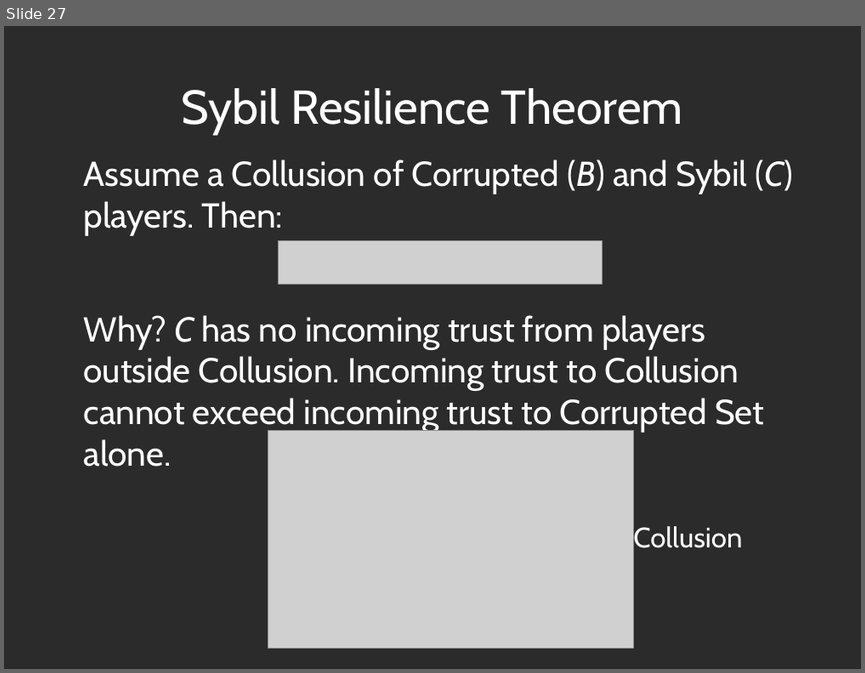
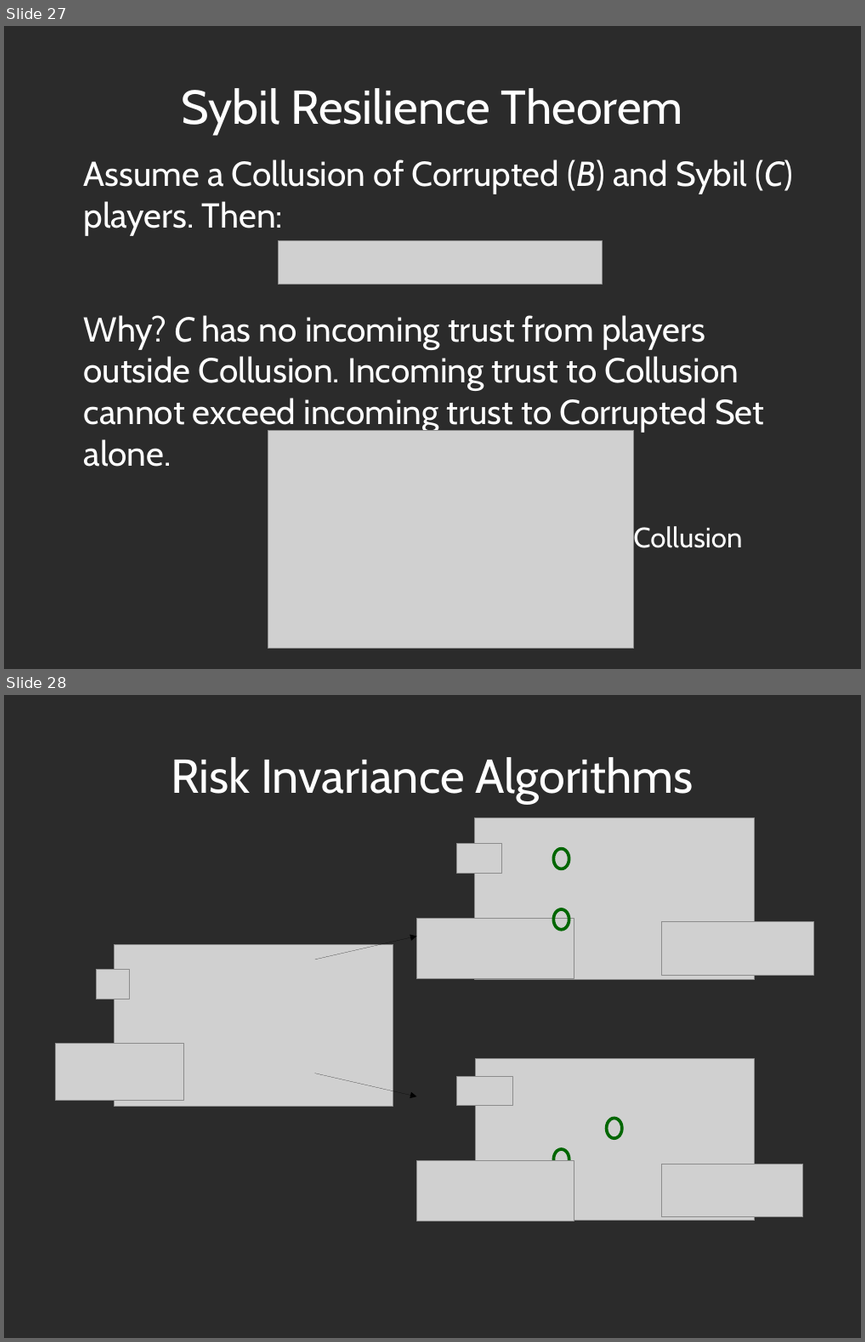
Before and after one commit to decrypto-org/TrustIsRisk, a slide deck: presentations/thesisDefense23-1-2017/thesisDefense23-1-2017laptop.odp. Shown one above the other, each under a label of ours: slide 27 before the commit, slides 27 and 28 after it. The pictures are 865x673 and 865x1342 pixels, drawn with LibreOffice and Linux fonts; fonts in the diff are those of the drawing; grey boxes stand for pictures; background and template pictures are left out; a plain dark background stands for a picture behind light text. Boxes give left, top, right and bottom in pixels: in the first picture for what was removed or moved away, otherwise in the second. Text is boxed around its words. In the diff, an @@ line names an element or a change of style, - is before the commit and + after.

Commit message:
copy over risk invariance algorithms slides to thesisDefense23-1-2017laptop.odp

```diff
--- a/presentations/thesisDefense23-1-2017/thesisDefense23-1-2017laptop.odp
+++ b/presentations/thesisDefense23-1-2017/thesisDefense23-1-2017laptop.odp
@@ slide 28 added at [4, 695, 861, 1338], background picture (left out) @@
@@ title added at [171, 757, 693, 804], 44 pt, text #FFFFFF @@
+Risk Invariance Algorithms
@@ picture added at [475, 818, 755, 980] @@
@@ picture added at [457, 844, 501, 873] @@
@@ ellipse added at [554, 849, 569, 869], outline #006600 2.89 pt @@
@@ picture added at [417, 919, 574, 979] @@
@@ ellipse added at [554, 909, 569, 930], outline #006600 2.89 pt @@
@@ picture added at [662, 921, 814, 975] @@
@@ picture added at [114, 945, 392, 1106] @@
@@ arrow added from (315, 959) to (417, 936), #000000 0 pt @@
@@ picture added at [96, 970, 129, 999] @@
@@ picture added at [55, 1043, 183, 1100] @@
@@ arrow added from (315, 1073) to (417, 1096), #000000 0 pt @@
@@ picture added at [457, 1076, 513, 1106] @@
@@ picture added at [475, 1059, 755, 1220] @@
@@ ellipse added at [607, 1118, 622, 1138], outline #006600 2.89 pt @@
@@ ellipse added at [554, 1149, 569, 1169], outline #006600 2.89 pt @@
@@ picture added at [417, 1161, 574, 1220] @@
@@ picture added at [662, 1164, 803, 1218] @@
```
Also in this commit, not shown: 4 slides changed, 14 other slides added, 1 slide removed.
